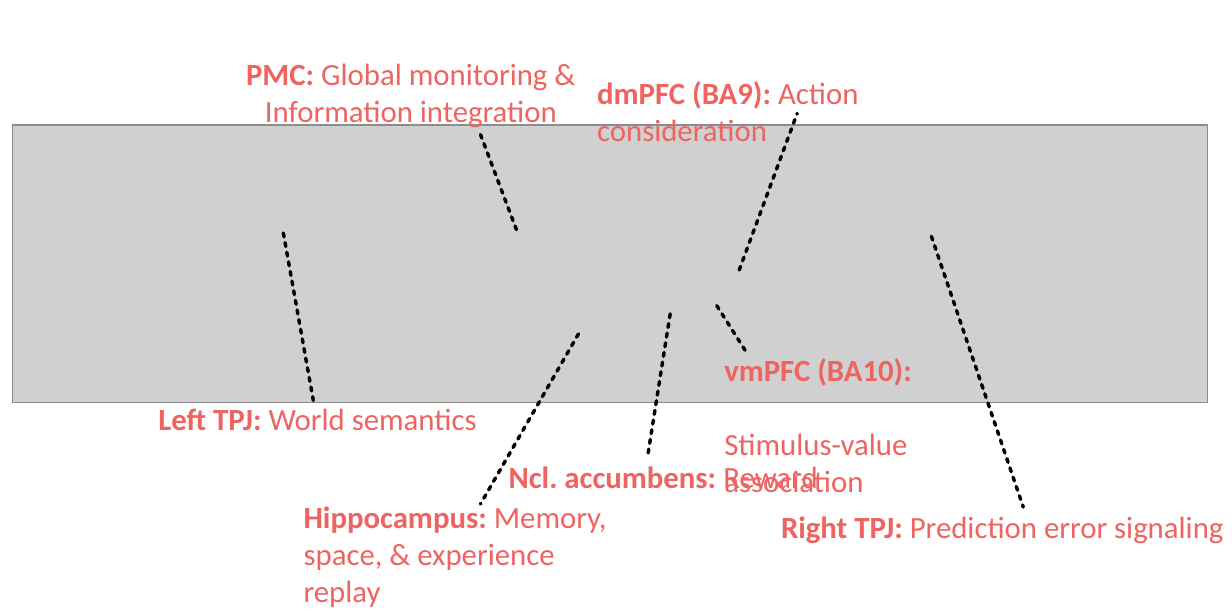
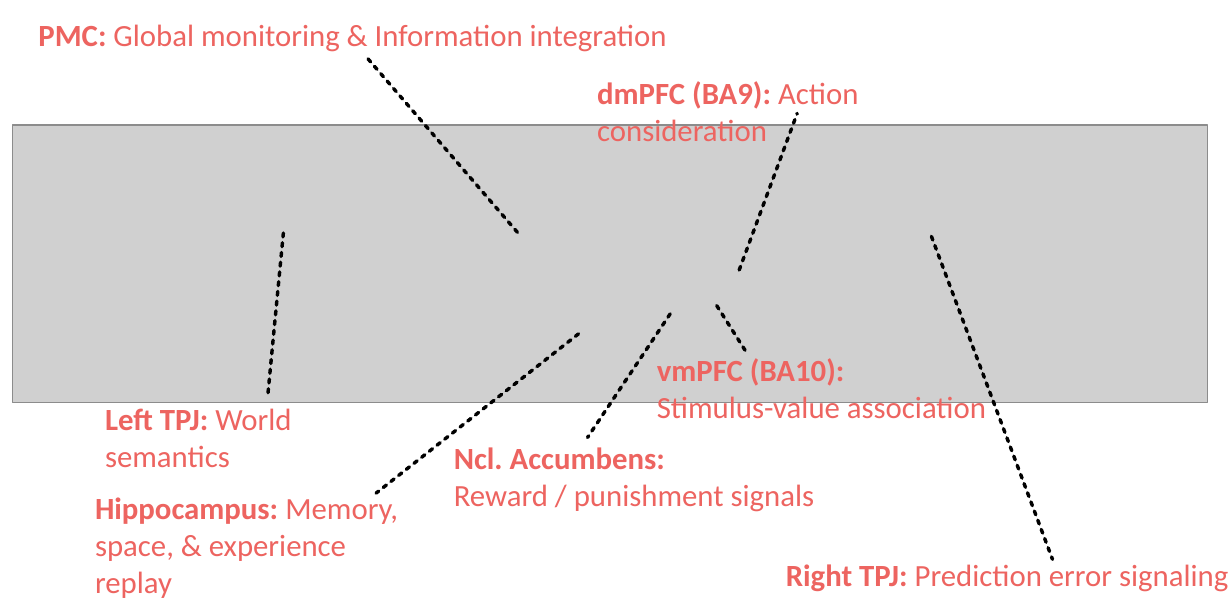
Before and after one commit to banilo/darkcontrol, a slide deck: slide 1 of paper/neurobiological_overview_DMN.odp. Drawn at 1232x616 pixels with LibreOffice and Linux fonts; fonts in the diff are those of the drawing; grey boxes stand for pictures. Boxes give left, top, right and bottom in pixels: in the first picture for what was removed or moved away, otherwise in the second. Text is boxed around its words. In the diff, an @@ line names an element or a change of style, - is before the commit and + after.

```diff
--- a/paper/neurobiological_overview_DMN.odp
+++ b/paper/neurobiological_overview_DMN.odp
@@ text at bbox=[38, 24, 667, 52]: text changed @@
-PMC: Global monitoring &
-Information integration
+PMC: Global monitoring & Information integration
@@ line moved from (480, 134) - (517, 233) to (368, 59) - (517, 233) @@
@@ line moved from (283, 233) - (314, 407) to (283, 233) - (267, 394) @@
@@ line moved from (931, 237) - (1024, 508) to (931, 237) - (1052, 559) @@
@@ line moved from (670, 314) - (648, 453) to (670, 314) - (588, 437) @@
@@ line moved from (579, 334) - (480, 504) to (579, 334) - (376, 493) @@
@@ text at bbox=[657, 358, 986, 426]: text changed @@
-vmPFC (BA10):
-Stimulus-value
-association
+vmPFC (BA10):
+Stimulus-value association
@@ text "Left TPJ: World semantics" rewrapped from bbox=[158, 408, 477, 430] to bbox=[105, 408, 291, 467] @@
@@ text at bbox=[454, 447, 815, 512]: text changed; bold off @@
-Ncl. accumbens: Reward
+Ncl. Accumbens:
+Reward / punishment signals
@@ text "Hippocampus: Memory, space, & experience ...": place and size @@
-text "Hippocampus: Memory, space, & experience ..." at bbox=[304, 503, 607, 607]
+text "Hippocampus: Memory, space, & experience ..." at bbox=[95, 493, 398, 598]
@@ text "Right TPJ: Prediction error signaling" rewrapped from bbox=[781, 516, 1223, 544] to bbox=[786, 560, 1228, 592] @@
```
Also in this commit, not shown: 1 other file.
